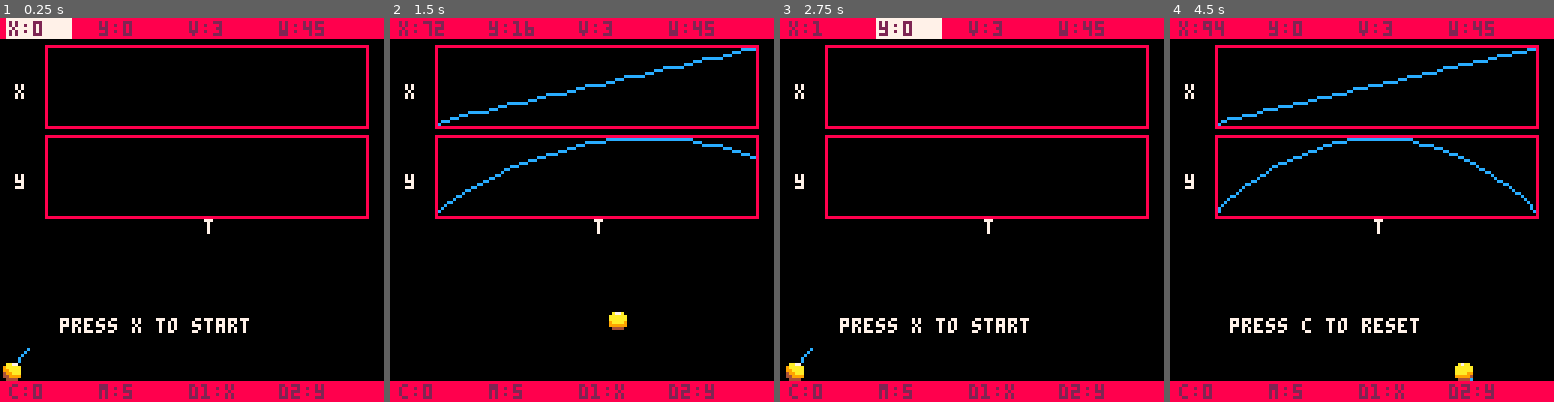
Above: before the commit, frames 1-4 (left to right).
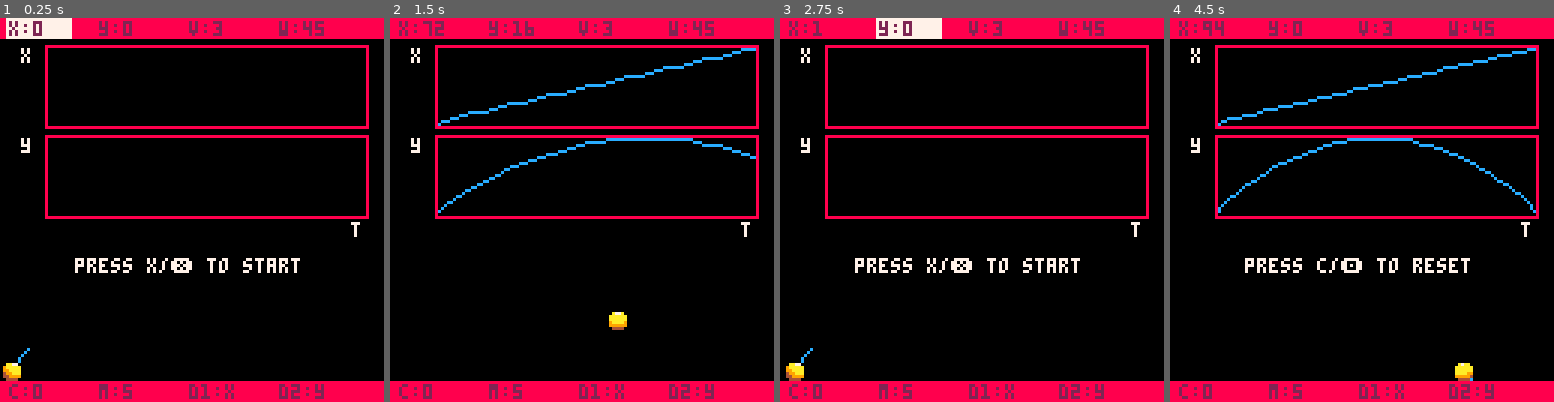
Above: after the commit, the same moments.

Repository: HeiLaut/pico8-physics-simulations
Game: PICO-8 cartridge carts/wurf.p8
Same seed, same stepped clock (60 frames per second), same inputs: the game is played once before the commit and once after it.
Inputs:
- Up to frame 1 (0.25 s): no input
- Up to frame 2 (1.5 s): tap X (X key) at 0.33, 1.07 s; tap O (Z key) at 0.7 s
- Up to frame 3 (2.75 s): hold Right 1.6-2.1 s; tap O (Z key) at 1.7, 2.1, 2.5 s; tap X (X key) at 1.85 s; hold Up 2.15-2.42 s; hold Right from 2.47 s (still down)
- Up to frame 4 (4.5 s): tap O (Z key) every 0.4 s from 2.9 to 4.1 s; tap X (X key) at 2.97, 4.08 s; release Right at 3.03 s; hold Left 3.08-3.58 s; hold Down 3.63-3.97 s; hold Right from 4.02 s (still down)

The runs differ from the first frame. In frame 1, 2.0% of the frame differs, in the area x 3-94%, y 7-83%; in frame 2, 0.3%; in frame 3, 2.0%; in frame 4, 2.0%.

Commit message:
changed dia mode

Diff:
--- a/carts/wurf.p8
+++ b/carts/wurf.p8
@@ -15,9 +15,8 @@
  --x0,y0,v0,w0=0,115,5,50
 	create_kugel(0,114,3,45,0,5)
 	dia1 = {}
-	dia2 = {}
 	d1c = 1
-	d2c = 1
+	d2c = 4
 end
 
 function _update()
@@ -36,9 +35,7 @@
  v = _v,
  w = _w,
  c=_c,
- m=_m,
- ddx = 0,
- ddy = 0
+ m=_m
 }
 	calc_vel()
 
@@ -50,11 +47,11 @@
 		cls()
 		local sp = 1
 		plot(x,y,15,35,107,25,12,
-							"","x",false)
+					"",dia1[d1c][1],false)
 
 
 		plot(x2,y2,15,65,107,25,12,
-							"t","y",false)
+							"t",dia1[d2c][1],false)
 		if (k.x>128/5) sp =2
 		if (k.x>128*2/5) sp =3
 		if (k.x>128*3/5) sp =4
@@ -69,20 +66,17 @@
  	--draw ball
  	spr(sp,k.x,k.y)
  	if not play and not res then
- 		print("press c to reset",20,100,7)
+ 		print("press c/🅾️ to reset",25,80,7)
  	elseif not play then
- 		print("press x to start",20,100,7)
+ 		print("press x/❎ to start",25,80,7)
 		end
 		draw_controls()
 
 end
 
 function update_kugel()
--- if (btnp(❎)) and not play then
---
--- end
- dia1 = {{"x",k.x},{"vx",k.dx},{"ax",k.ddx}}
- dia2 = {{"y",-k.y},{"vy",-k.dy},{"ay",-k.ddy}}
+
+ dia1 = {{"x",k.x},{"vx",k.dx},{"ax",k.ddx},{"y",-k.y},{"vy",-k.dy},{"ay",-k.ddy}}
  if play then
  	t+=1
   -- direction for calulating the friction
@@ -112,7 +106,7 @@
 	 add(y,dia1[d1c][2])
 
 		add(x2,t)
-		add(y2,dia2[d2c][2])
+		add(y2,dia1[d2c][2])
 		if k.y>114 then
 		 k.y=114
 			play = false
@@ -171,16 +165,19 @@
 
 		end
 		--axis values
-		if scale then
-		 print(flr(x_min*10)/10,_x2,_y2+2,7)
-			print(flr(x_max*10)/10,_x2+_w-16,_y2+2)
-			print(flr(y_min*10)/10,_x2-20,_y2-5)
-			print(flr(y_max*10)/10,_x2-20,_y2-_h)
-		end
-	end
-
-	print(_lx,_x2+_w/2,_y2+2,7)
- print(_ly,_x2-10,_y2-_h/2,7)
+		if _sca then
+		 print(flr(x_min),_x2,_y2,7)
+			print(flr(x_max),_x2+_w-16,_y2+2)
+			print(flr(y_min),_x2-10,_y2-5)
+			print(flr(y_max),_x2-10,_y2-_h)
+		end
+--		 print("0",_
+
+
+	end
+
+	print(_lx,_x2+_w-5,_y2+3,7)
+ print(_ly,_x2-8,_y2-_h,7)
 	rect(_x2,_y2+1,_x2+_w,_y2-_h-1,8)
 
 
@@ -204,8 +201,7 @@
 -->8
 --controls
 function draw_controls()
-	local var=
-		{"x:","y:","v:","w:","c:","m:","d1:","d2:"}
+
 	local pos=
 	 {3,33,63,93}
 	rectfill(0,0,128,6,8)
@@ -219,15 +215,15 @@
   end
 	end
 
-	print(var[1]..flr(k.x),pos[1],1,2)
-	print(var[2]..flr(114-k.y),pos[2],1,2)
-	print(var[3]..round(k.v,3),pos[3],1,2)
-	print(var[4]..round(k.w,1),pos[4],1,2)
-
-	print(var[5]..round(k.c,2),pos[1],122,2)
-	print(var[6]..k.m,pos[2],122,2)
-	print(var[7]..dia1[d1c][1],pos[3],122,2)
-	print(var[8]..dia2[d2c][1],pos[4],122,2)
+	print("x:"..flr(k.x),pos[1],1,2)
+	print("y:"..flr(114-k.y),pos[2],1,2)
+	print("v:"..round(k.v,3),pos[3],1,2)
+	print("w:"..round(k.w,1),pos[4],1,2)
+
+	print("c:"..round(k.c,2),pos[1],122,2)
+	print("m:"..k.m,pos[2],122,2)
+	print("d1:"..dia1[d1c][1],pos[3],122,2)
+	print("d2:"..dia1[d2c][1],pos[4],122,2)
 
 end
 
@@ -282,8 +278,8 @@
 		k.w=mid(-90,k.w,90)
 		k.c=mid(0,k.c,0.5)
 		k.m=mid(1,k.m,20)
-		d1c=mid(1,d1c,3)
-		d2c=mid(1,d2c,3)
+		d1c=mid(1,d1c,6)
+		d2c=mid(1,d2c,6)
 	end
 end
 
@@ -303,13 +299,144 @@
 function calc_vel()
 	k.dx = cos(k.w/360)*k.v
 	k.dy = sin(k.w/360)*k.v
-end
-…(9 lines of a section not shown)…
+	k.ddy = g-k.c/k.m*abs(k.dy)^2
+ k.ddx = k.c/k.m*abs(k.dx)^2
+end
+…(138 lines of a section not shown)…
Not shown, changed: 129 lines of the sprite sheet (__gfx__) section of carts/wurf.p8
Not shown, changed: the thumbnail (__label__) section of carts/wurf.p8
